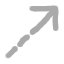
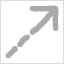
Comparing the layer stacks of the two 64×64 images. Changes:
added layer "Pasted Layer" above "Layer" over [0, 0, 64, 64]
